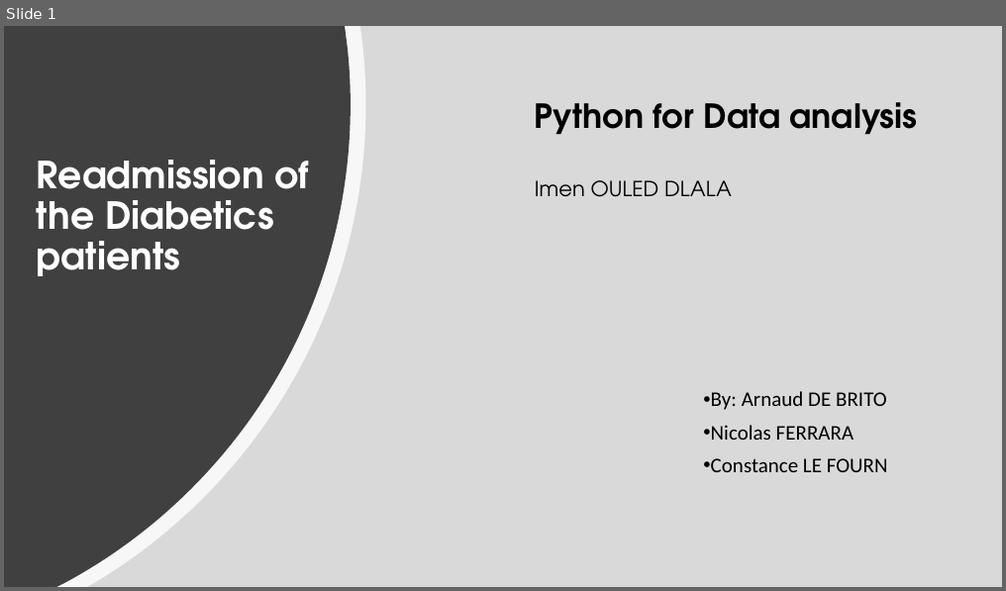
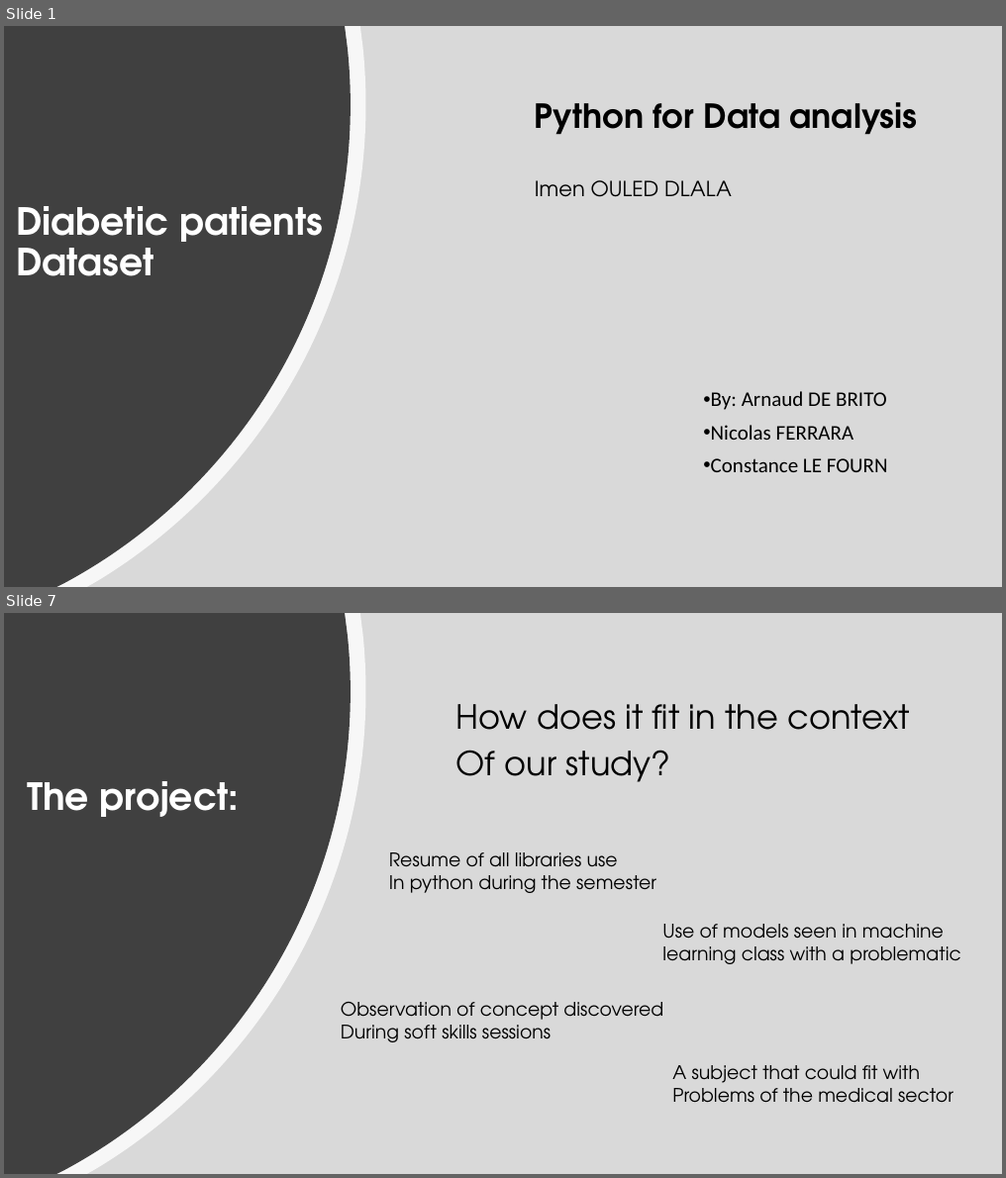
Before and after one commit to Const679/Python-Diabete, a slide deck: Readmission of the Diabetics patients.pptx. Shown one above the other, each under a label of ours: slide 1 before the commit, slides 1 and 7 after it; the slides between them are not shown. The pictures are 1006x591 and 1006x1178 pixels, drawn with LibreOffice and Linux fonts; fonts in the diff are those of the drawing. Boxes give left, top, right and bottom in pixels: in the first picture for what was removed or moved away, otherwise in the second. Text is boxed around its words. In the diff, an @@ line names an element or a change of style, - is before the commit and + after.

```diff
--- a/Readmission of the Diabetics patients.pptx
+++ b/Readmission of the Diabetics patients.pptx
@@ slide 7 added at (x1=4, y1=613, x2=1002, y2=1174), background #FFFFFF @@
@@ rectangle added at (x1=4, y1=613, x2=1002, y2=1174), fill #D9D9D9 @@
@@ freeform shape added at (x1=4, y1=613, x2=366, y2=1174), fill #FFFFFF at 80% opacity @@
@@ freeform shape added at (x1=4, y1=613, x2=350, y2=1174), fill #404040 @@
@@ text added at (x1=456, y1=704, x2=910, y2=782), 32 pt, text #000000 @@
+How does it fit in the context
+Of our study?
@@ title added at (x1=27, y1=781, x2=240, y2=817), 36 pt, text #FFFFFF, bold @@
+The project:
@@ text added at (x1=389, y1=853, x2=656, y2=893), 18 pt, text #000000 @@
+Resume of all libraries use
+In python during the semester
@@ text added at (x1=662, y1=924, x2=960, y2=964), 18 pt, text #000000 @@
+Use of models seen in machine learning class with a problematic
@@ text added at (x1=341, y1=1002, x2=663, y2=1043), 18 pt, text #000000 @@
+Observation of concept discovered
+During soft skills sessions
@@ text added at (x1=672, y1=1065, x2=953, y2=1103), 18 pt, text #000000 @@
+A subject that could fit with
+Problems of the medical sector
@@ slide 1 changed as well @@
@@ title at (x1=16, y1=206, x2=323, y2=276): text changed @@
-Readmission of the Diabetics patients
+Diabetic patients Dataset
```
Also in this commit, not shown: 6 other slides added, 1 slide removed.
